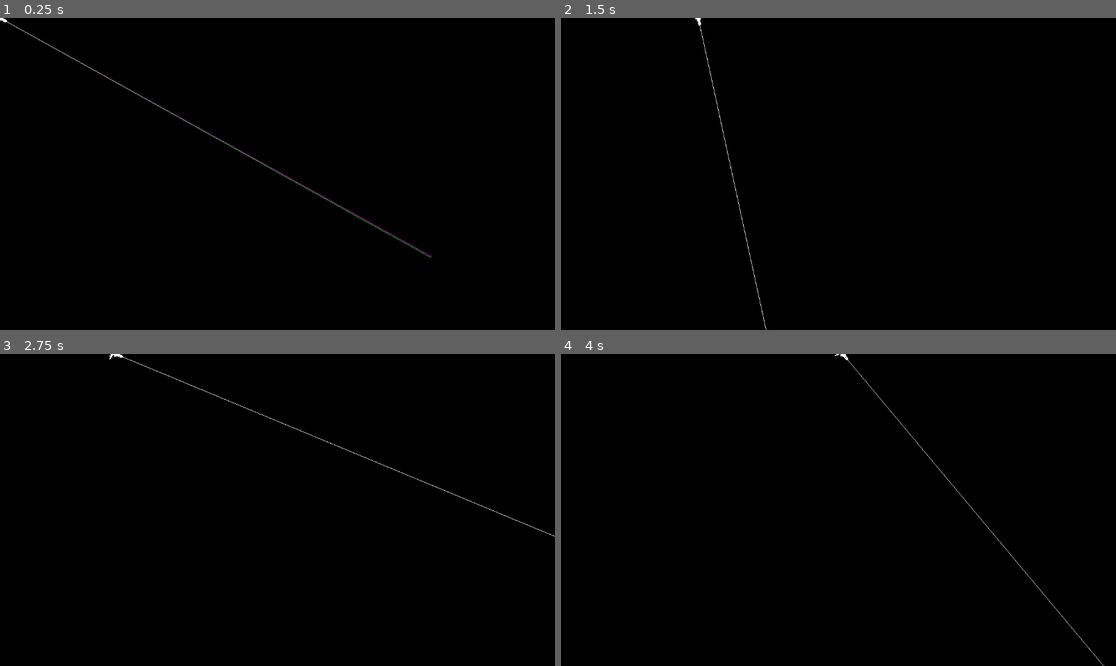
Above: before the commit, frames 1-4 (two rows, left to right).
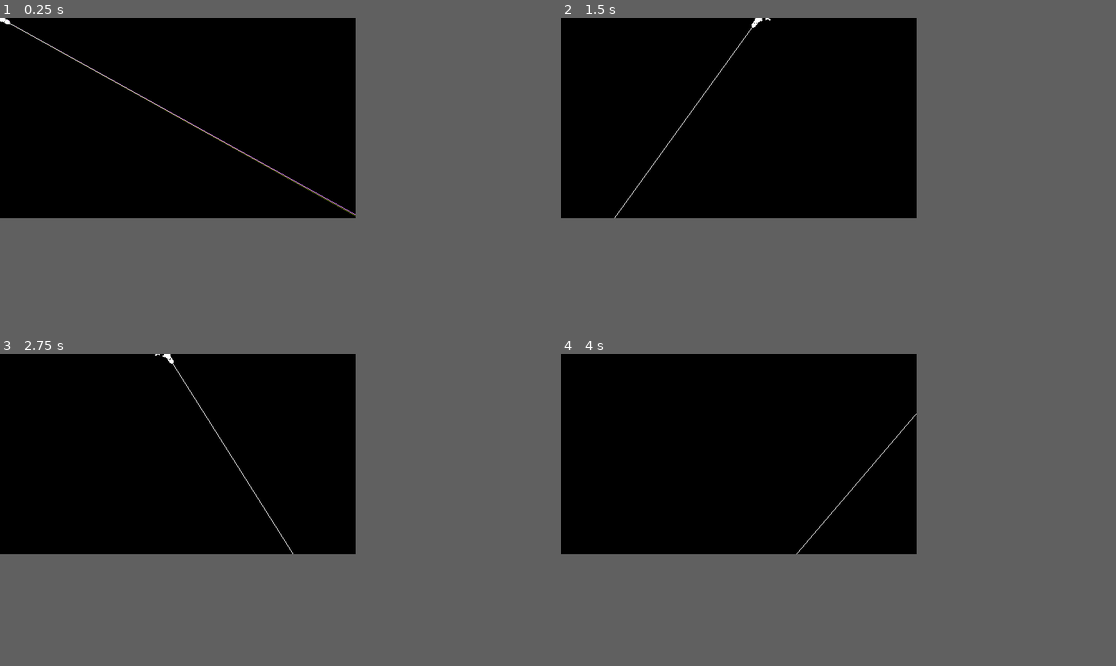
Above: after the commit, the same moments.

Repository: Essojadojef/a-standard-deviation
Game: Godot game, scene res://spaceships/test.tscn
The game is run twice, just before and just after one commit, with the same random seed, the same clock (stepped at 60 frames per second) and the same inputs.
Inputs (mouse positions are in pixels of both pictures, inside the frame that each line leads up to):
- Up to frame 1 (0.25 s): no input
- Up to frame 2 (1.5 s): tap Enter (ui_accept) at 0.5, 0.77 s; move the mouse to (960, 158) at 0.52 s; hold Right (ui_right) from 0.53 s (still down); move the mouse to (727, 189) at 1.27 s
- Up to frame 3 (2.75 s): tap Enter (ui_accept) at 1.52 s; move the mouse to (333, 441) at 2.02 s; release Right (ui_right) at 2.03 s; hold Left (ui_left) from 2.03 s (still down)
- Up to frame 4 (4 s): move the mouse to (810, 572) at 2.77 s; release Left (ui_left) at 2.78 s; hold Right (ui_right) from 2.78 s (still down); tap Enter (ui_accept) at 3.02, 3.77 s; move the mouse to (1005, 556) at 3.52 s
In our replay, the window is 799x449 before the commit and 512x288 after it. These sizes can differ from the game's own. Grey fills any space a smaller window leaves; there, only what the larger window draws over its background counts as a difference.

The runs differ from the first frame. In frame 1, 0.4% of the frame differs, in the area x 0-78%, y 0-77%; in frame 2, 0.3%; in frame 3, 0.4%; in frame 4, 0.3%.

Commit message:
Globals singleton, graphics resources & settings
Added 2 extra color_spectrum based on OkHSV.

The gameplay elements that can color-shift will sample their color from
the color_spectrum gradient defined in Globals.

Diff:
--- /dev/null
+++ b/color_spectrum_oklab.tres
@@ -0,0 +1,7 @@
+[gd_resource type="Gradient" format=3 uid="uid://b37nsfxbm2eef"]
+
+[resource]
+interpolation_mode = 2
+interpolation_color_space = 2
+offsets = PackedFloat32Array(0, 0.25, 0.5, 0.75, 1)
+colors = PackedColorArray(0, 0, 0, 1, 0.841949, 0, 0.444938, 1, 0.435747, 0.5063, 1.92523e-07, 1, 0, 0.498151, 0.734379, 1, 0, 0, 0, 1)
--- /dev/null
+++ b/color_spectrum_oklab_bright.tres
@@ -0,0 +1,6 @@
+[gd_resource type="Gradient" format=3 uid="uid://c186d6t1lcqa0"]
+
+[resource]
+interpolation_color_space = 2
+offsets = PackedFloat32Array(0, 0.25, 0.5, 0.75, 1)
+colors = PackedColorArray(0, 0, 0, 1, 1, 0.467315, 0.654656, 1, 0.62909, 0.727439, 0, 1, 0.23441, 0.71401, 1, 1, 0, 0, 0, 1)
--- /dev/null
+++ b/globals.gd
@@ -0,0 +1,3 @@
+extends Node
+
+var color_spectrum: Gradient = preload("res://color_spectrum_oklab_bright.tres")
--- a/project.godot
+++ b/project.godot
@@ -14,6 +14,20 @@
 run/main_scene="res://spaceships/test.tscn"
 config/features=PackedStringArray("4.2", "GL Compatibility")
 config/icon="res://icon.svg"
+
+[autoload]
+
+Globals="*res://globals.gd"
+
+[display]
+
+window/size/viewport_width=512
+window/size/viewport_height=288
+window/stretch/mode="canvas_items"
+
+[editor]
+
+import/use_multiple_threads=false
 
 [input]
 
Not shown: 1 places in color_spectrum_rgb.tres that only renumber resources
